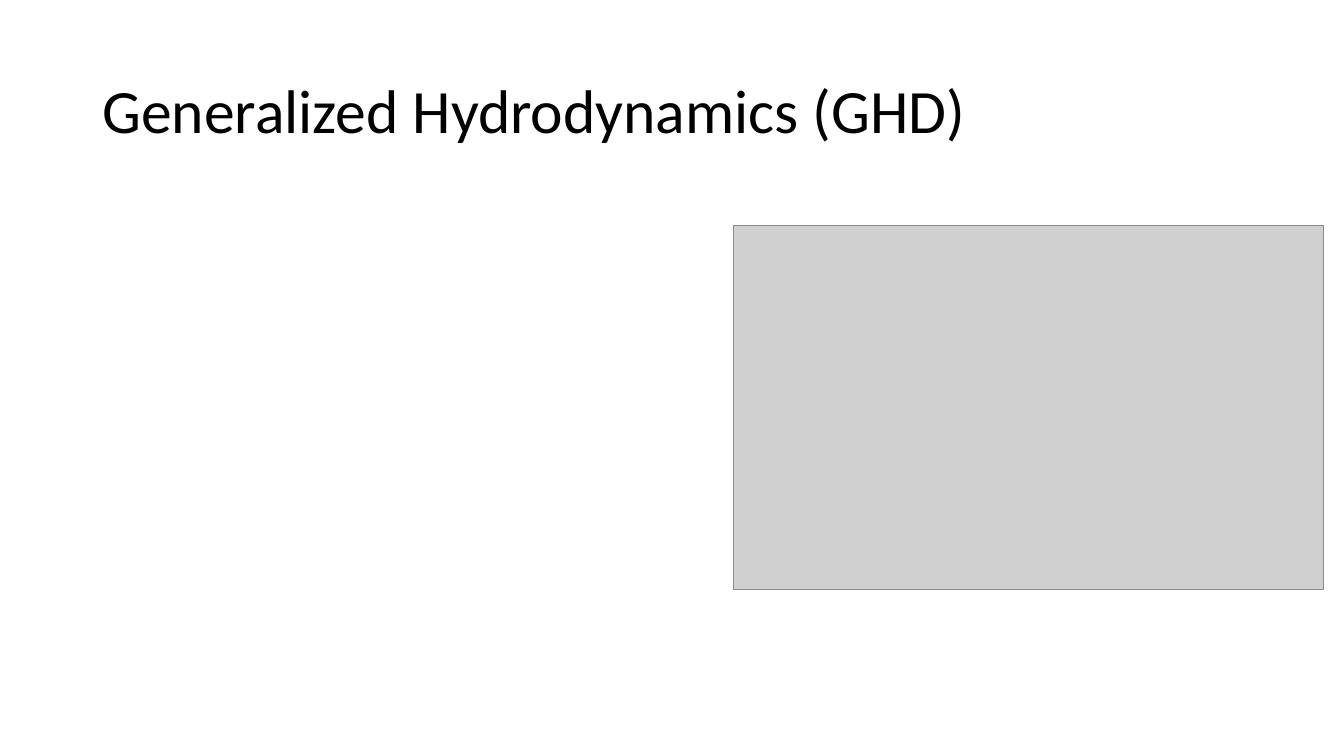
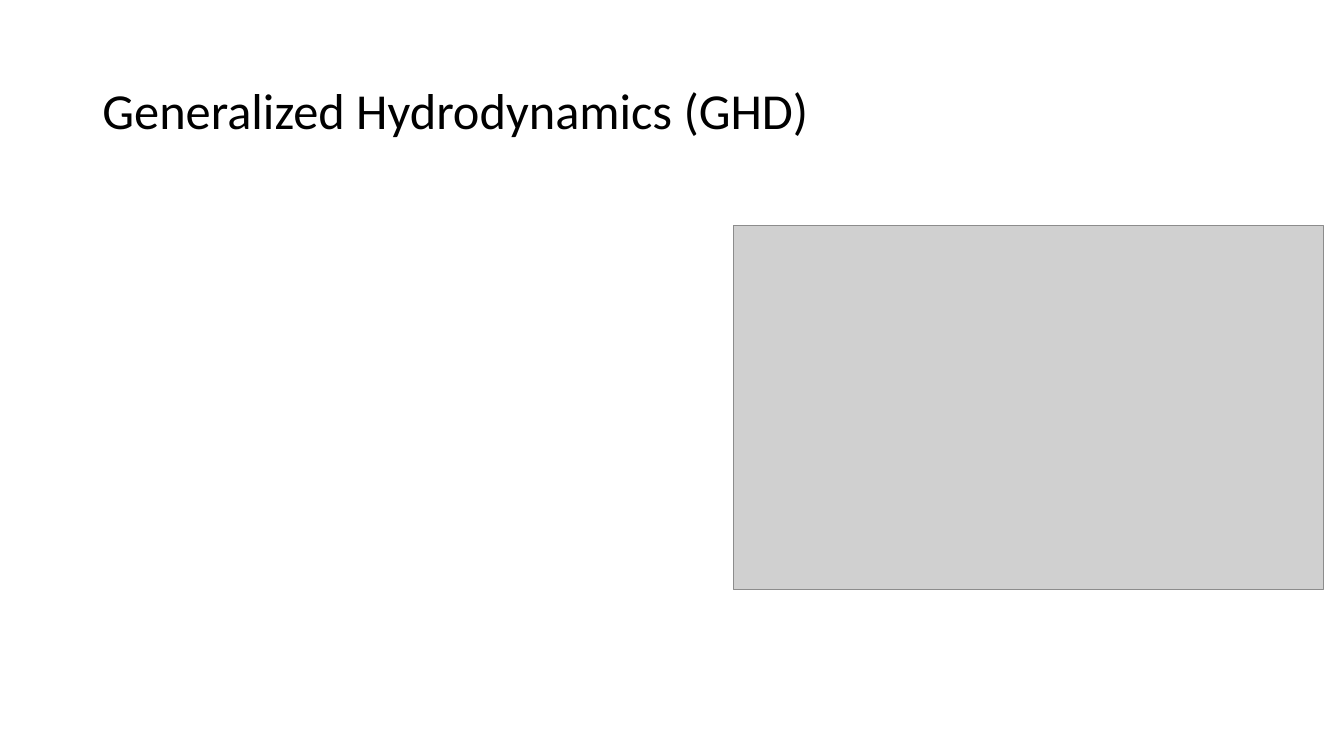
Before and after one commit to kwang0/KPZ-Project, a slide deck: slide 4 of EPiQS Presentation.pptx. Drawn at 1344x756 pixels with LibreOffice and Linux fonts; fonts in the diff are those of the drawing; grey boxes stand for pictures. Boxes give left, top, right and bottom in pixels: in the first picture for what was removed or moved away, otherwise in the second. Text is boxed around its words. In the diff, an @@ line names an element or a change of style, - is before the commit and + after.

```diff
--- a/EPiQS Presentation.pptx
+++ b/EPiQS Presentation.pptx
@@ title "Generalized Hydrodynamics (GHD)" at (102,92,809,137): size 44 to 36 pt @@
```
Also in this commit, not shown: 2 other slides changed, 3 slides added.
